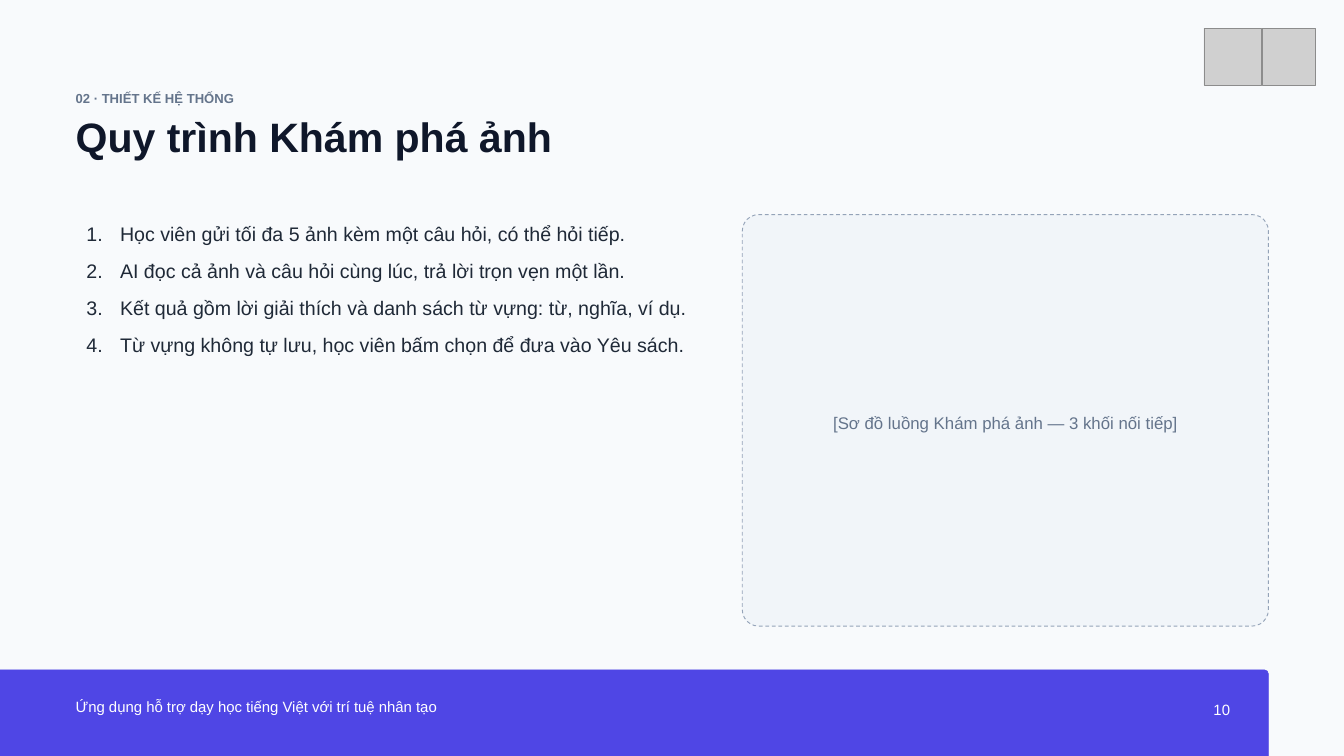
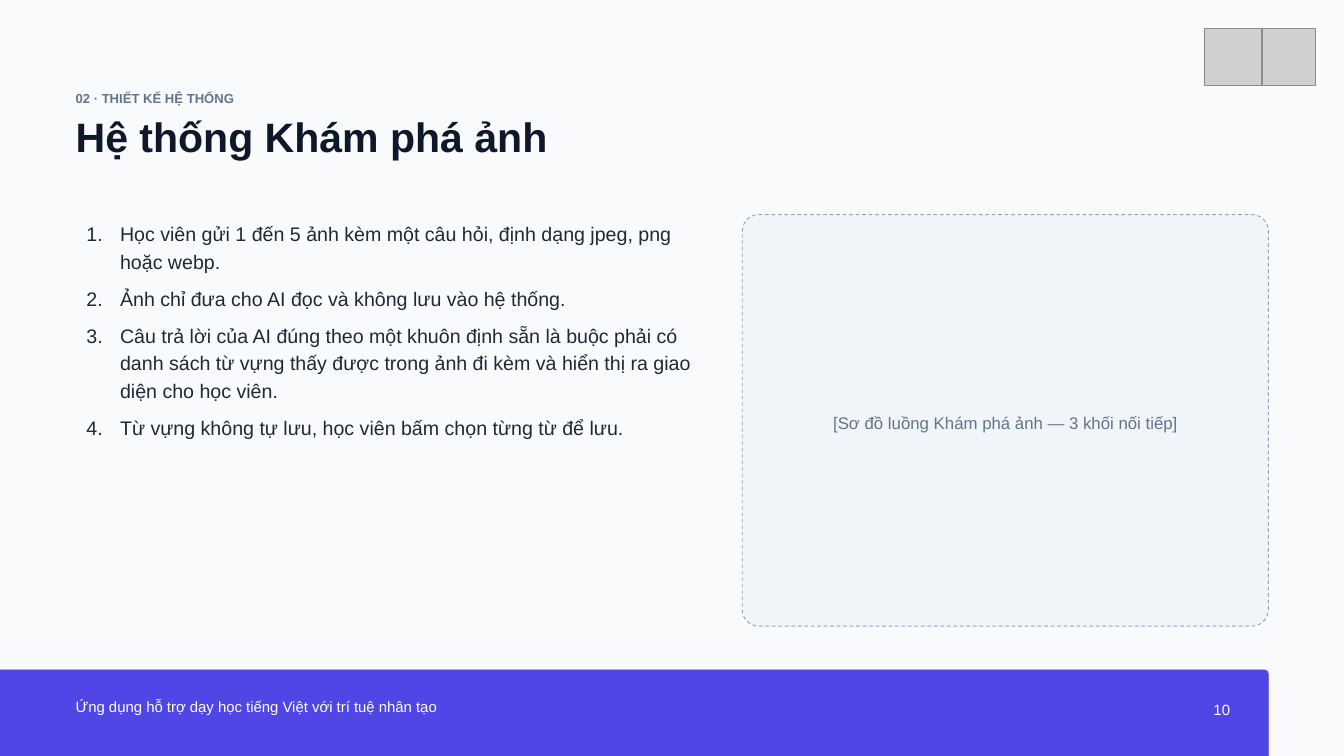
Before and after one commit to PhuVinhAI/LinVNix, a slide deck: slide 10 of BaoCao/kl-da22ttc-nguyenhuynhphuvinh-110122203-linvnix.pptx. Drawn at 1344x756 pixels with LibreOffice and Linux fonts; fonts in the diff are those of the drawing; grey boxes stand for pictures. Boxes give left, top, right and bottom in pixels: in the first picture for what was removed or moved away, otherwise in the second. Text is boxed around its words. In the diff, an @@ line names an element or a change of style, - is before the commit and + after.

```diff
--- a/BaoCao/kl-da22ttc-nguyenhuynhphuvinh-110122203-linvnix.pptx
+++ b/BaoCao/kl-da22ttc-nguyenhuynhphuvinh-110122203-linvnix.pptx
@@ text at <box>76,120,547,161</box>: text changed @@
-Quy trình Khám phá ảnh
+Hệ thống Khám phá ảnh
@@ text at <box>120,226,690,439</box>: text changed @@
-1. Học viên gửi tối đa 5 ảnh kèm một câu hỏi, có thể hỏi tiếp.
-2. AI đọc cả ảnh và câu hỏi cùng lúc, trả lời trọn vẹn một lần.
-3. Kết quả gồm lời giải thích và danh sách từ vựng: từ, nghĩa, ví dụ.
-4. Từ vựng không tự lưu, học viên bấm chọn để đưa vào Yêu sách.
+1. Học viên gửi 1 đến 5 ảnh kèm một câu hỏi, định dạng jpeg, png hoặc webp.
+2. Ảnh chỉ đưa cho AI đọc và không lưu vào hệ thống.
+3. Câu trả lời của AI đúng theo một khuôn định sẵn là buộc phải có danh sách từ vựng thấy được trong ảnh đi kèm và hiển thị ra giao diện cho học viên.
+4. Từ vựng không tự lưu, học viên bấm chọn từng từ để lưu.
```
Also in this commit, not shown: 9 other slides changed.
